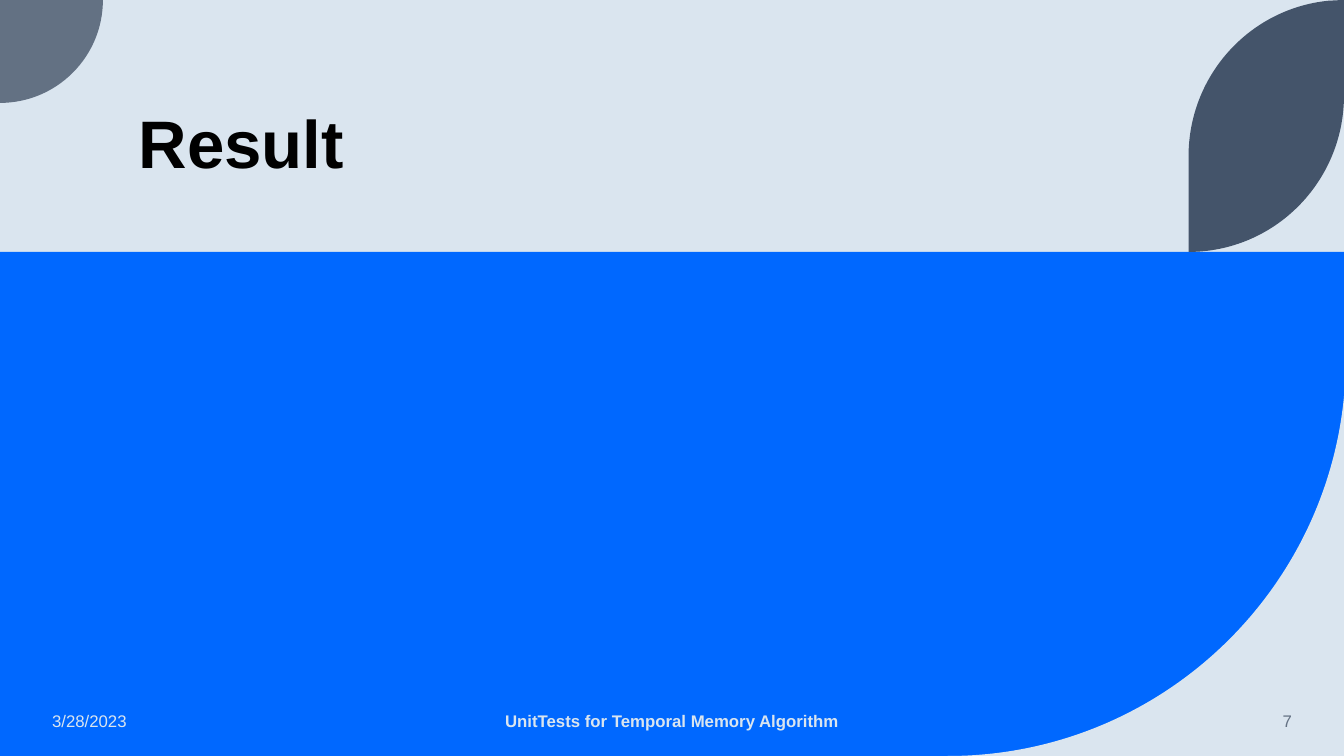
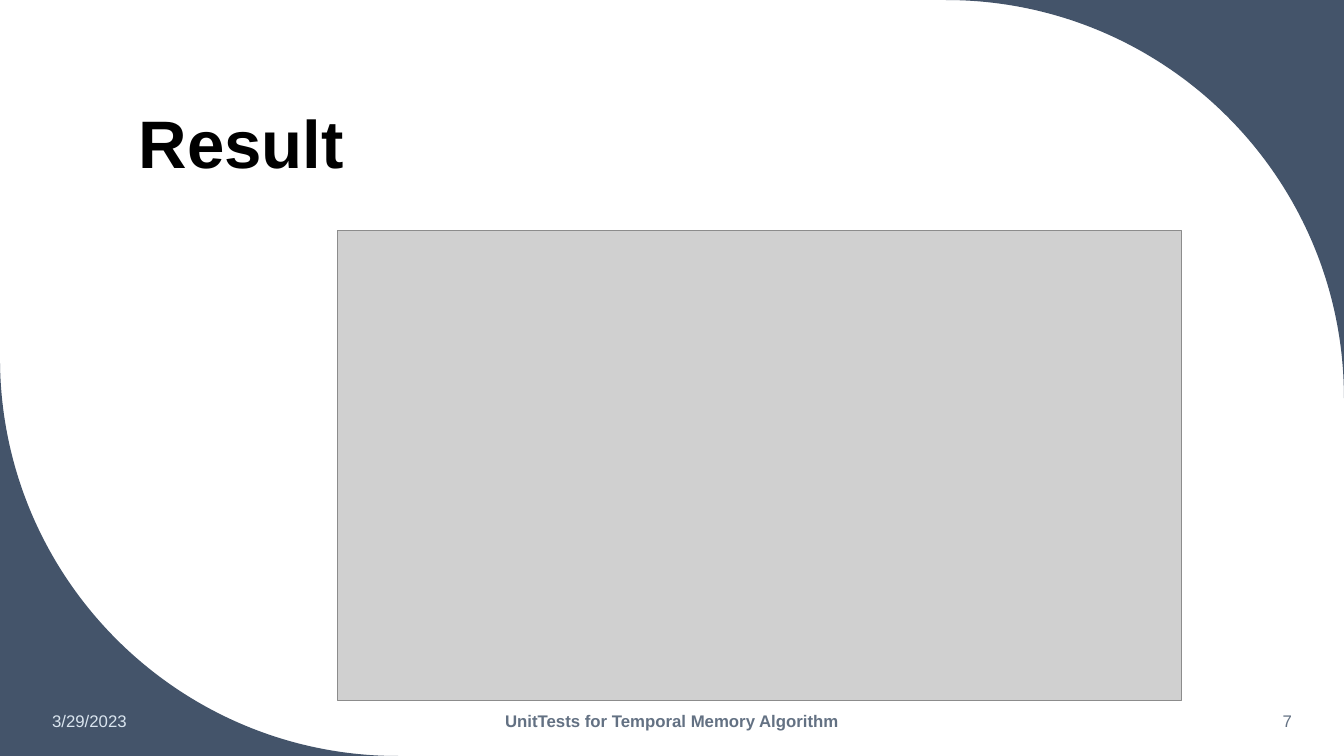
Before and after one commit to ddobric/neocortexapi, a slide deck: slide 7 of source/MySEProject/Documentation/Improve UnitTests for Temporal Memory Algorithm.pptx. Drawn at 1344x756 pixels with LibreOffice and Linux fonts; fonts in the diff are those of the drawing; grey boxes stand for pictures. Boxes give left, top, right and bottom in pixels: in the first picture for what was removed or moved away, otherwise in the second. Text is boxed around its words. In the diff, an @@ line names an element or a change of style, - is before the commit and + after.

```diff
--- a/source/MySEProject/Documentation/Improve UnitTests for Temporal Memory Algorithm.pptx
+++ b/source/MySEProject/Documentation/Improve UnitTests for Temporal Memory Algorithm.pptx
@@ background #DAE5EF to #FFFFFF @@
@@ freeform shape removed at [0, 0, 103, 103] @@
@@ freeform shape at [946, 0, 1344, 398]: rotation 90 to 0 degrees; outline redrawn @@
@@ picture added at [338, 230, 1182, 701] @@
@@ rectangle removed at [0, 252, 1344, 756] @@
@@ freeform shape added at [0, 358, 398, 756], fill #44546A @@
@@ freeform shape removed at [948, 358, 1344, 756] @@
@@ text at [52, 715, 127, 727]: text changed @@
-3/28/2023
+3/29/2023
@@ text "UnitTests for Temporal Memory Algorithm" at [505, 715, 838, 731]: text colour #DAE5EF to #637183; more space between paragraphs @@
@@ page number at [1283, 715, 1292, 727]: more space between paragraphs @@
```
Also in this commit, not shown: 7 other slides changed, 1 slide removed, 1 other file.
